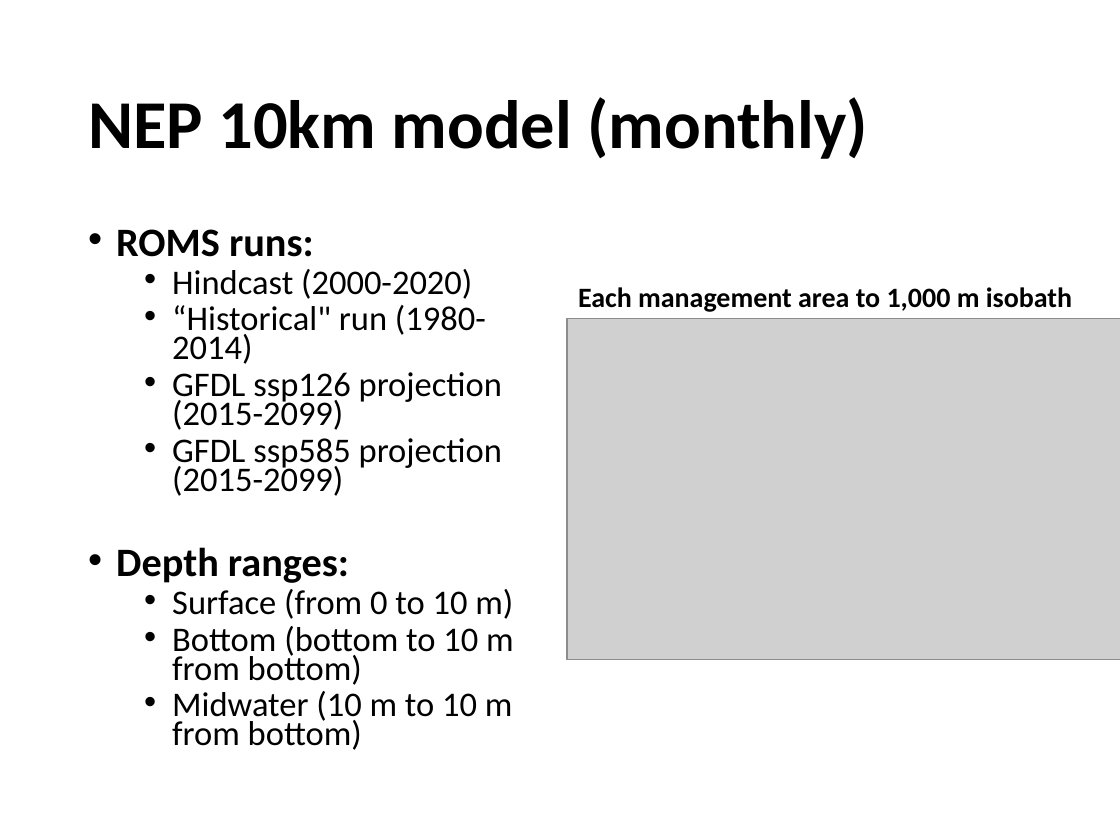
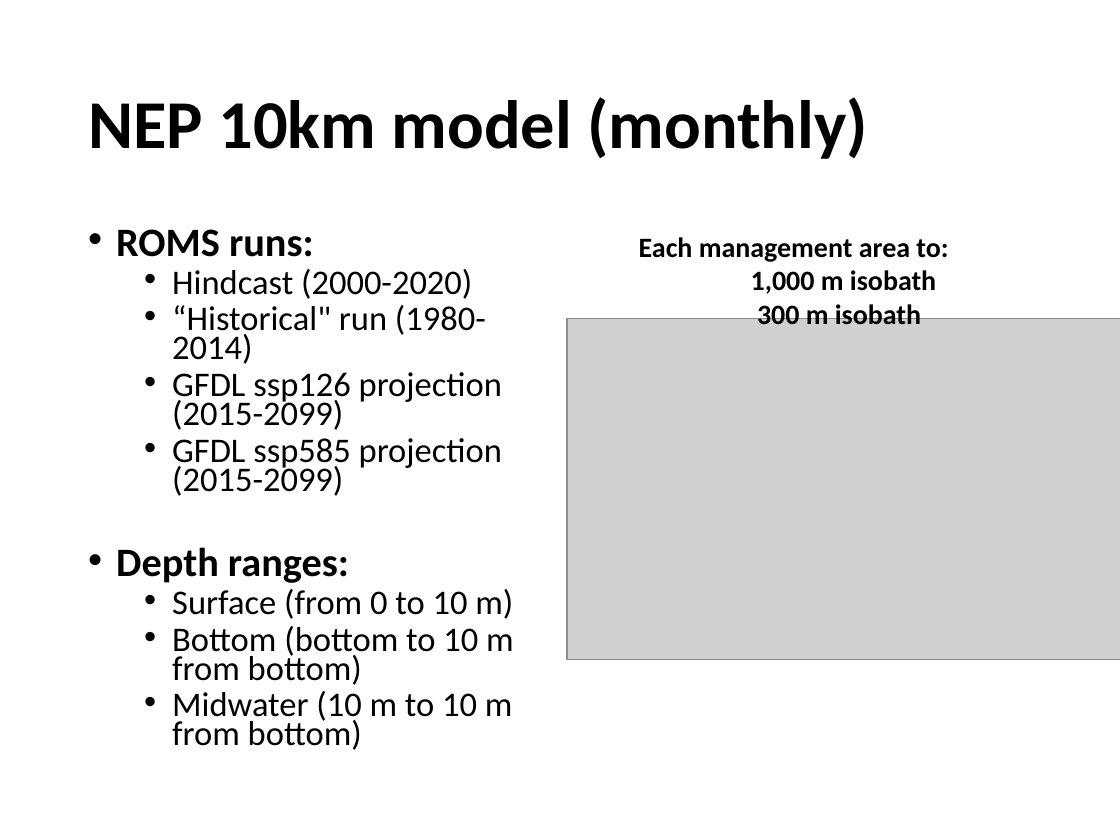
Before and after one commit to biadias/ROMS_to_Index, a slide deck: slide 1 of Documentation/Index presentation 1-12-2023-.pptx. Drawn at 1120x840 pixels with LibreOffice and Linux fonts; fonts in the diff are those of the drawing; grey boxes stand for pictures. Boxes give left, top, right and bottom in pixels: in the first picture for what was removed or moved away, otherwise in the second. Text is boxed around its words. In the diff, an @@ line names an element or a change of style, - is before the commit and + after.

Commit message:
update slides

```diff
--- a/Documentation/Index presentation 1-12-2023-.pptx
+++ b/Documentation/Index presentation 1-12-2023-.pptx
@@ text at [639,237,948,324]: text changed @@
-Each management area to 1,000 m isobath
+Each management area to:
+1,000 m isobath
+300 m isobath
```
